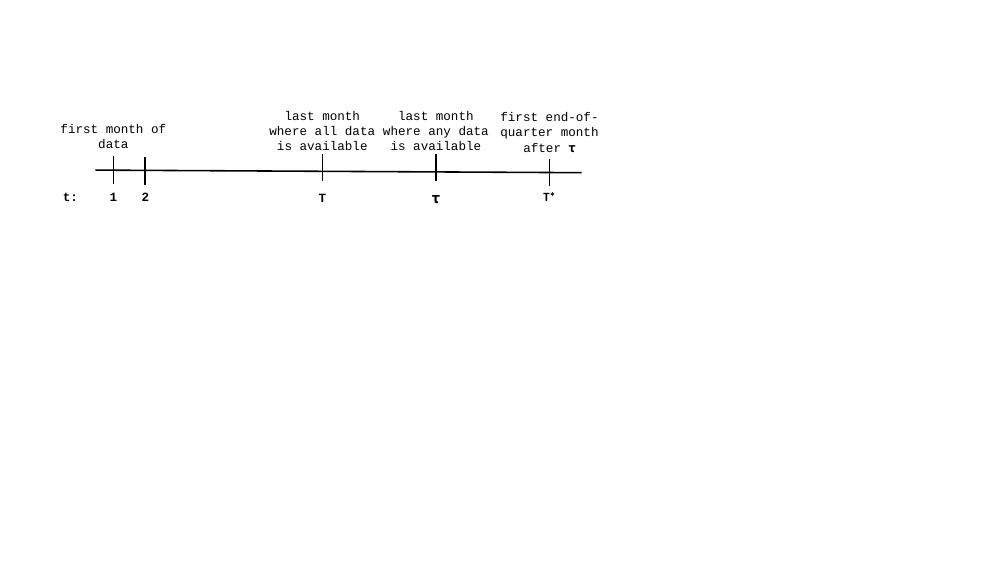
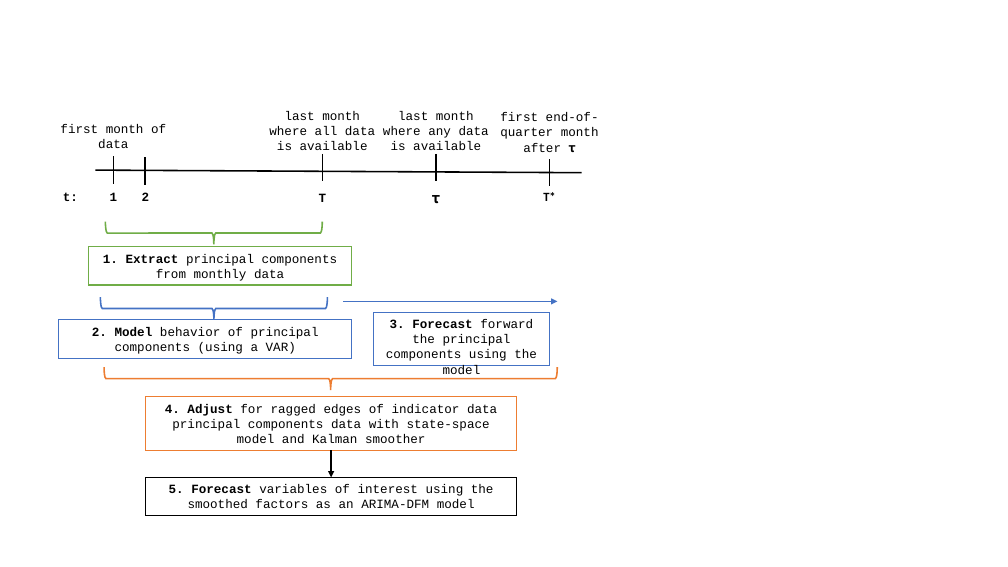
Before and after one commit to bongohead/econforecasting-r, a slide deck: slide 1 of documentation/images.pptx. Drawn at 1008x567 pixels with LibreOffice and Linux fonts; fonts in the diff are those of the drawing. Boxes give left, top, right and bottom in pixels: in the first picture for what was removed or moved away, otherwise in the second. Text is boxed around its words. In the diff, an @@ line names an element or a change of style, - is before the commit and + after.

```diff
--- a/documentation/images.pptx
+++ b/documentation/images.pptx
@@ right brace added at box(105, 222, 323, 245), outline #70AD47 1.5 pt @@
@@ rectangle added at box(88, 247, 352, 285), fill #FFFFFF, outline #70AD47 1 pt, 12 pt, text #000000 @@
+1. Extract principal components from monthly data
@@ right brace added at box(101, 297, 327, 320), outline #4472C4 1.5 pt @@
@@ rectangle added at box(59, 320, 352, 358), fill #FFFFFF, outline #4472C4 1 pt, 12 pt, text #000000 @@
+2. Model behavior of principal components (using a VAR)
@@ arrow added from (343, 302) to (557, 302), #4472C4 0.5 pt @@
@@ rectangle added at box(374, 312, 550, 366), fill #FFFFFF, outline #4472C4 1 pt, 12 pt, text #000000 @@
+3. Forecast forward the principal components using the model
@@ right brace added at box(104, 368, 557, 390), outline #ED7D31 1.5 pt @@
@@ rectangle added at box(145, 397, 516, 451), fill #FFFFFF, outline #ED7D31 1 pt, 12 pt, text #000000 @@
+4. Adjust for ragged edges of indicator data principal components data with state-space model and Kalman smoother
@@ rectangle added at box(145, 478, 516, 516), fill #FFFFFF, outline #000000 1 pt, 12 pt, text #000000 @@
+5. Forecast variables of interest using the smoothed factors as an ARIMA-DFM model
@@ arrow added from (331, 450) to (331, 478), #000000 1.5 pt @@
```
Also in this commit, not shown: 41 other files.
